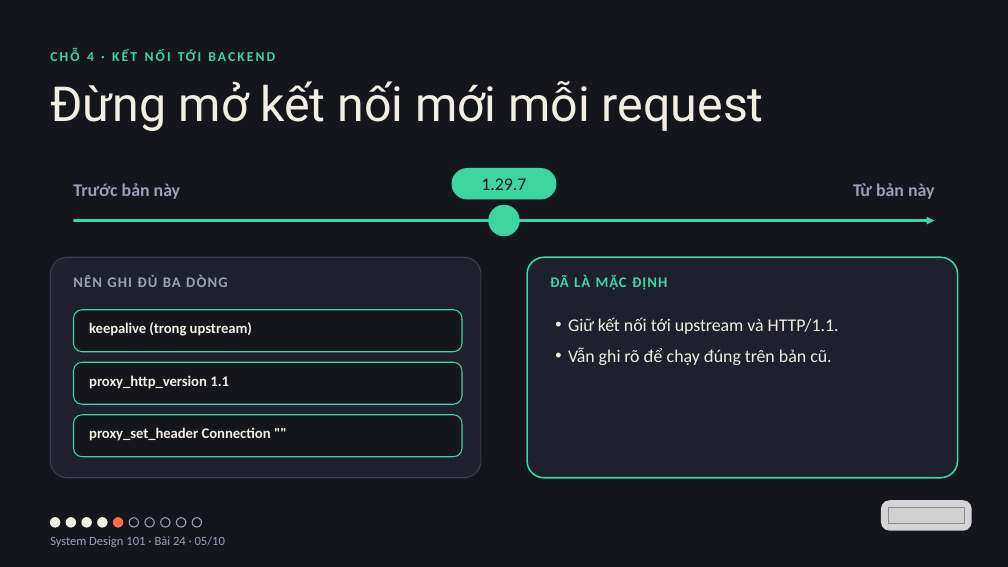
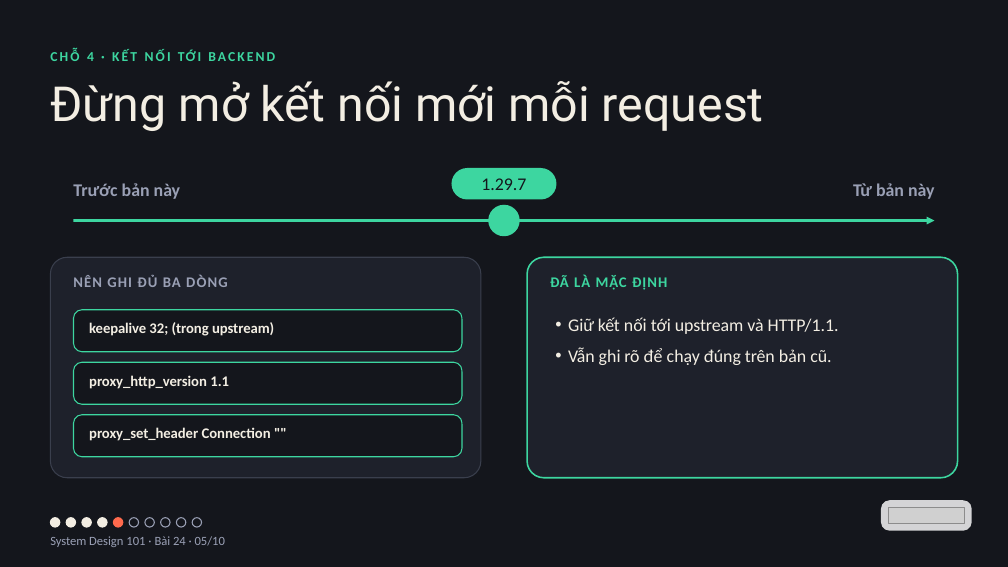
Before and after one commit to vohoailinh90/tool-marketing-studio, a slide deck: slide 5 of system-design-101/vi/lessons/sd-13-024/slides/sd-13-024.pptx. Drawn at 1008x567 pixels with LibreOffice and Linux fonts; fonts in the diff are those of the drawing; grey boxes stand for pictures. Boxes give left, top, right and bottom in pixels: in the first picture for what was removed or moved away, otherwise in the second. Text is boxed around its words. In the diff, an @@ line names an element or a change of style, - is before the commit and + after.

```diff
--- a/system-design-101/vi/lessons/sd-13-024/slides/sd-13-024.pptx
+++ b/system-design-101/vi/lessons/sd-13-024/slides/sd-13-024.pptx
@@ text at (89,322,274,336): text changed @@
-keepalive (trong upstream)
+keepalive 32; (trong upstream)
```
Also in this commit, not shown: 1 other file.
